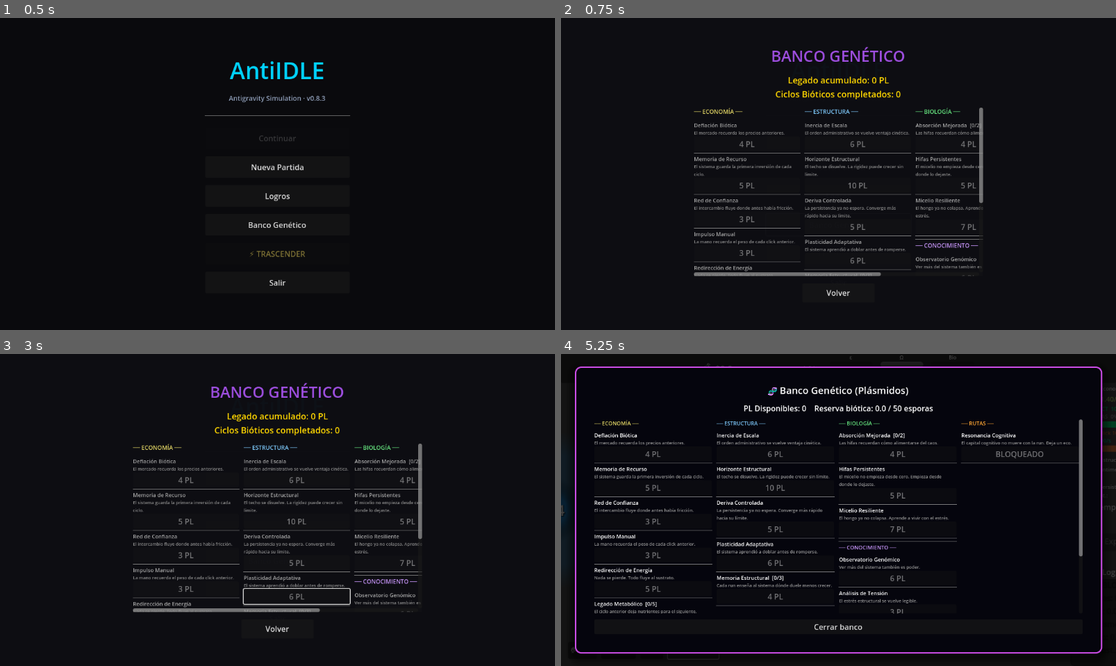
Above: before the commit, frames 1-4 (two rows, left to right).
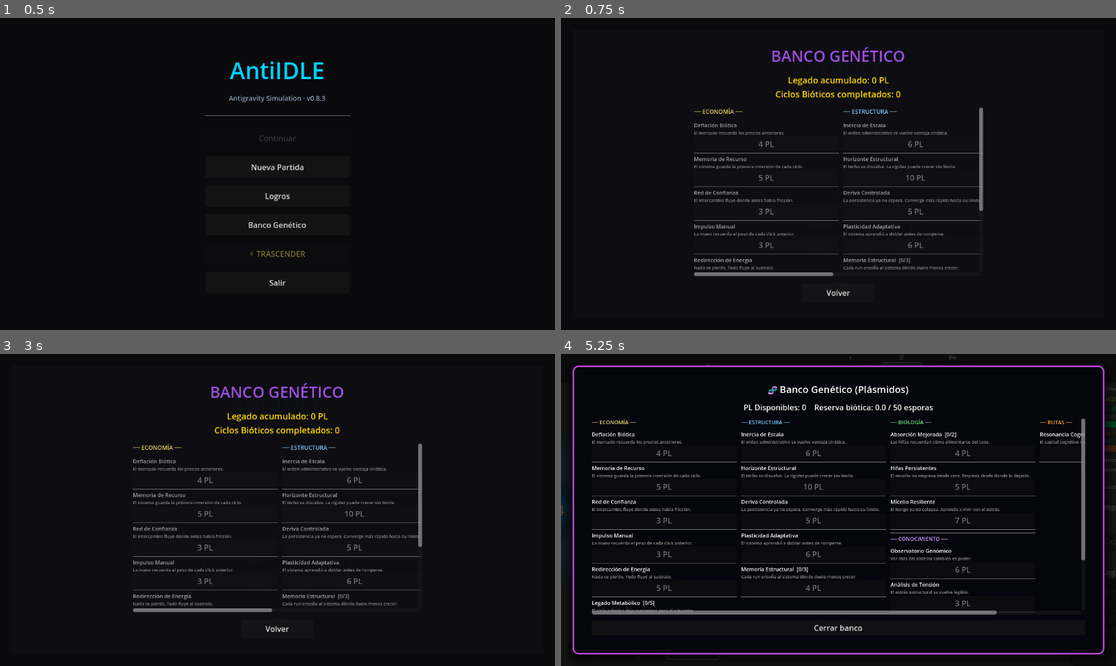
Above: after the commit, the same moments.

Repository: amurito/godot-idle-game
Game: Godot game, scene res://MainMenu.tscn
Two runs of this game, one before a commit and one after it. Both use one fixed random seed, a clock stepped at 60 frames per second and the inputs below.
Inputs:
- Up to frame 1 (0.5 s): no input
- Up to frame 2 (0.75 s): click "Banco Genético" at 0.5 s
- Up to frame 3 (3 s): click "Nueva Partida" at 1.25 s; click "Logros" at 2 s; click "⚡ TRASCENDER" at 2.75 s
- Up to frame 4 (5.25 s): click "Volver" at 3.5 s; click "Nueva Partida" at 4.25 s; click "🧬 Banco Genético" at 5 s

Frame 1 is identical in both runs. In frame 2, 4.1% of the frame differs, in the area x 23-77%, y 28-83%; in frame 3, 4.2%; in frame 4, 13%, in the area x 2-98%, y 3-97%.

Commit message:
fix: Banco Genético ocupa pantalla completa — size + position forzados
custom_minimum_size solo fija el mínimo pero no redimensiona el panel.
Ahora se asigna size y position directamente para llenar el viewport
con margen de 24px. Columnas ampliadas a 300px mínimo.

Co-Authored-By: Claude Sonnet 4.6 <noreply@anthropic.com>

Diff:
--- a/MainMenu.gd
+++ b/MainMenu.gd
@@ -264,7 +264,11 @@
 func _on_legacy_pressed():
 	legacy_panel.visible = true
 	var vp := get_viewport_rect()
-	legacy_panel.custom_minimum_size = Vector2(min(1200, vp.size.x * 0.95), min(750, vp.size.y * 0.92))
+	var margin := 24.0
+	var ps := Vector2(vp.size.x - margin * 2, vp.size.y - margin * 2)
+	legacy_panel.custom_minimum_size = ps
+	legacy_panel.size = ps
+	legacy_panel.position = Vector2(margin, margin)
 	_update_legacy_view()
 
 func _on_back_pressed():
@@ -301,7 +305,7 @@
 
 	for group in col_groups:
 		var col: VBoxContainer = VBoxContainer.new()
-		col.custom_minimum_size.x = 220
+		col.custom_minimum_size.x = 300
 		col.size_flags_horizontal = Control.SIZE_EXPAND_FILL
 		col.add_theme_constant_override("separation", 3)
 		var col_has_items: bool = false
--- a/main.gd
+++ b/main.gd
@@ -1535,7 +1535,11 @@
 	legacy_panel.visible = true
 	$DimmerBackground.visible = true
 	var vp := get_viewport_rect()
-	legacy_panel.custom_minimum_size = Vector2(min(1200, vp.size.x * 0.95), min(750, vp.size.y * 0.92))
+	var margin := 24.0
+	var ps := Vector2(vp.size.x - margin * 2, vp.size.y - margin * 2)
+	legacy_panel.custom_minimum_size = ps
+	legacy_panel.size = ps
+	legacy_panel.position = Vector2(margin, margin)
 	_refresh_legacy_store()
 
 func _on_close_legacy_pressed():
@@ -1570,7 +1574,7 @@
 
 	for group in col_groups:
 		var col: VBoxContainer = VBoxContainer.new()
-		col.custom_minimum_size.x = 220
+		col.custom_minimum_size.x = 300
 		col.size_flags_horizontal = Control.SIZE_EXPAND_FILL
 		col.add_theme_constant_override("separation", 3)
 		var col_has_items: bool = false
